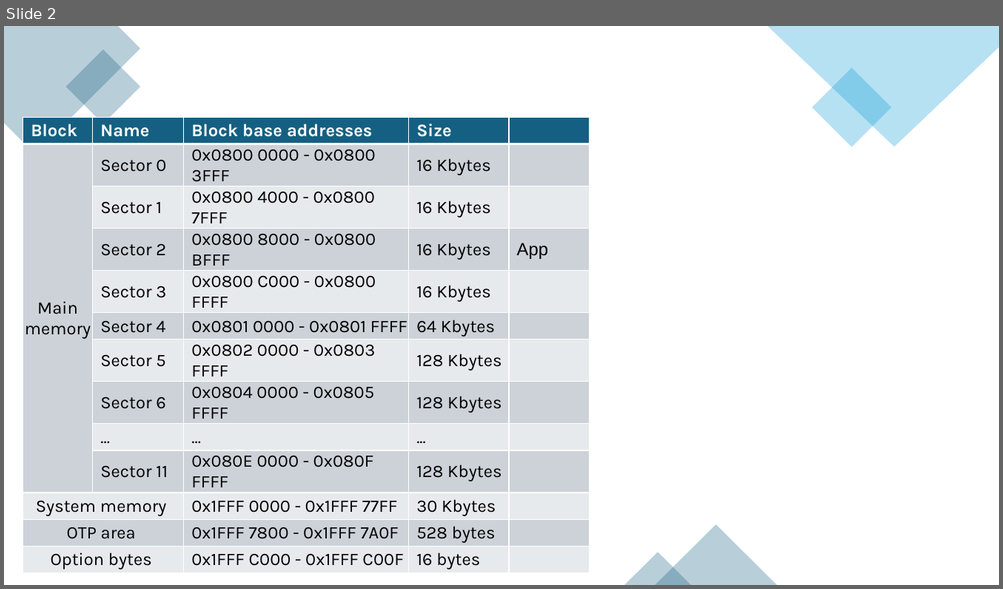
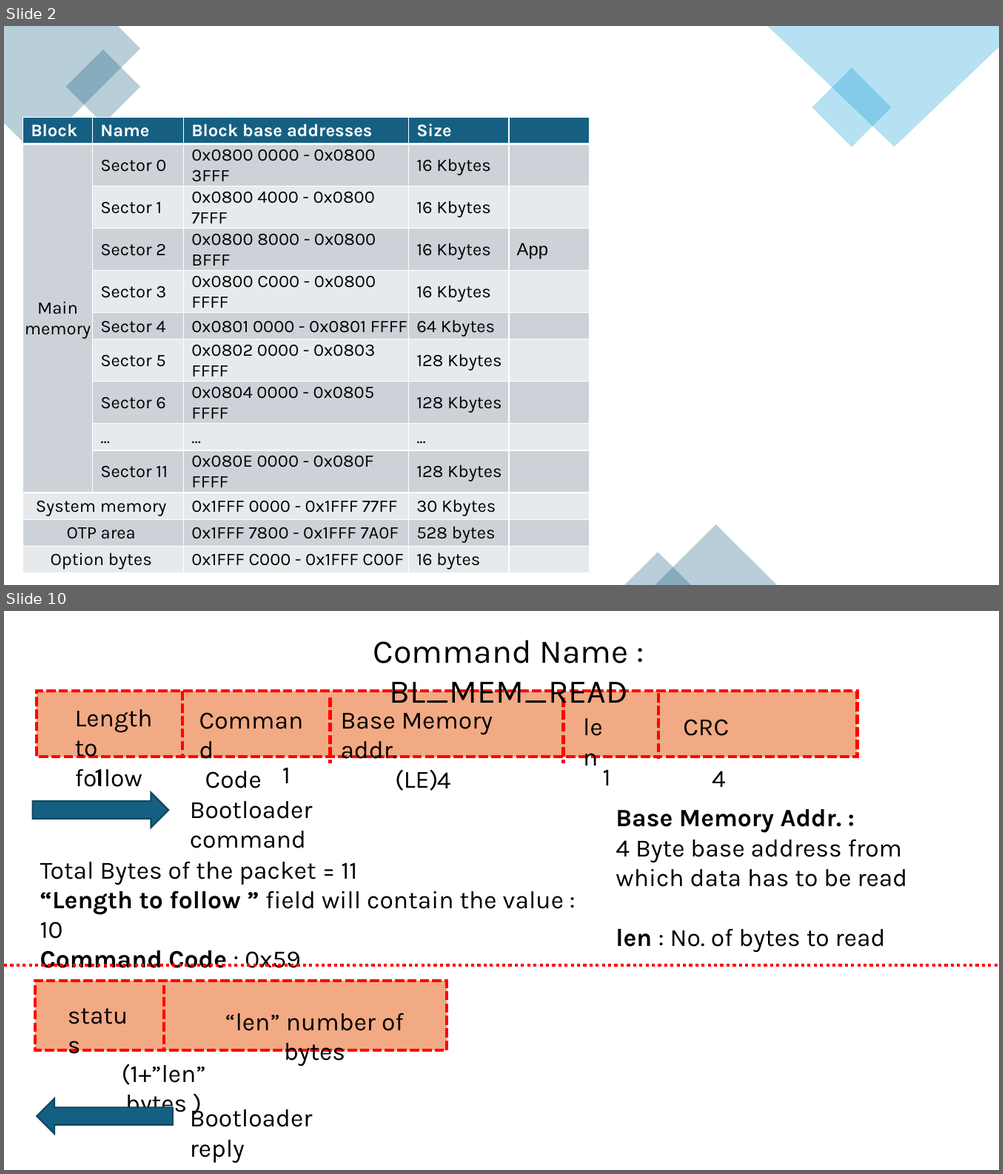
Before and after one commit to qlinhpoet/Bootloader, a slide deck: Bootloader.pptx. Shown one above the other, each under a label of ours: slide 2 before the commit, slides 2 and 10 after it; the slides between them are not shown. The pictures are 1003x589 and 1003x1174 pixels, drawn with LibreOffice and Linux fonts; fonts in the diff are those of the drawing. Boxes give left, top, right and bottom in pixels: in the first picture for what was removed or moved away, otherwise in the second. Text is boxed around its words. In the diff, an @@ line names an element or a change of style, - is before the commit and + after.

Commit message:
flash via bootloader ok

```diff
--- a/Bootloader.pptx
+++ b/Bootloader.pptx
@@ slide 10 added at (4, 611, 999, 1170), background #FFFFFF @@
@@ text added at (373, 640, 628, 711), 32 pt, text #000000 @@
+Command Name : BL_MEM_READ
@@ group added at (36, 692, 856, 849): 10 texts, 4 lines, 1 rectangle @@
+Length
+to follow
+Command
+Code
+CRC
+1
+1
+4
+Base Memory addr.
+(LE)
+4
+len
+1
@@ right arrow added at (32, 792, 168, 827), fill #156082, outline #104760 1.5 pt @@
@@ text added at (190, 801, 313, 819), 24 pt, text #000000 @@
+Bootloader command
@@ text added at (615, 809, 908, 952), 24 pt, text #000000 @@
+Base Memory Addr. :
+4 Byte base address from which data has to be read
+len : No. of bytes to read
@@ text added at (40, 862, 563, 968), 24 pt, text #000000 @@
+Total Bytes of the packet = 11
+“Length to follow ” field will contain the value : 10
+Command Code : 0x59
@@ line added from (4, 965) to (999, 965), #FF0000 3 pt dashed @@
@@ rectangle added at (35, 981, 447, 1051), fill #F2AA84, outline #FF0000 3 pt dashed @@
@@ line added from (164, 985) to (164, 1051), #FF0000 3 pt dashed @@
@@ text added at (60, 996, 143, 1034), 24 pt, text #000000 @@
+status
@@ text added at (225, 1014, 404, 1067), 24 pt, text #000000 @@
+“len” number of bytes
@@ text added at (122, 1064, 206, 1119), 24 pt, text #000000 @@
+(1+”len” bytes )
@@ right arrow added at (37, 1099, 173, 1134), fill #156082, outline #104760 1.5 pt @@
@@ text added at (190, 1105, 313, 1164), 24 pt, text #000000 @@
+Bootloader reply
```
Also in this commit, not shown: 10 other slides added, 15 other files.
